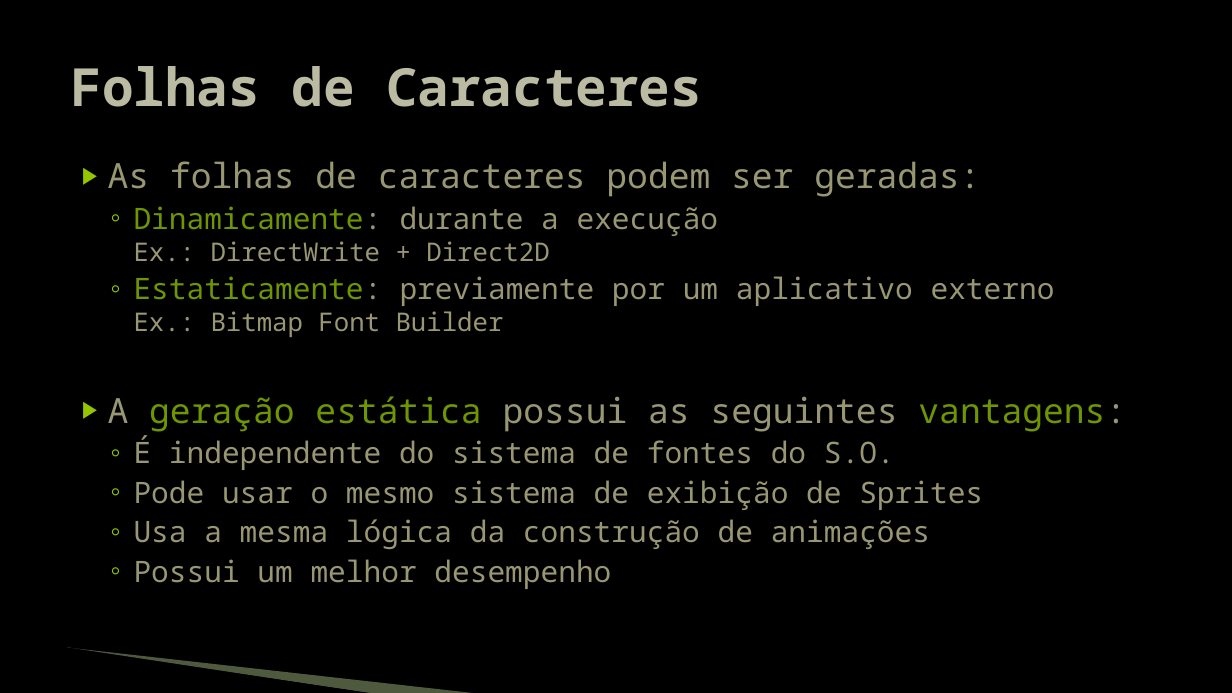
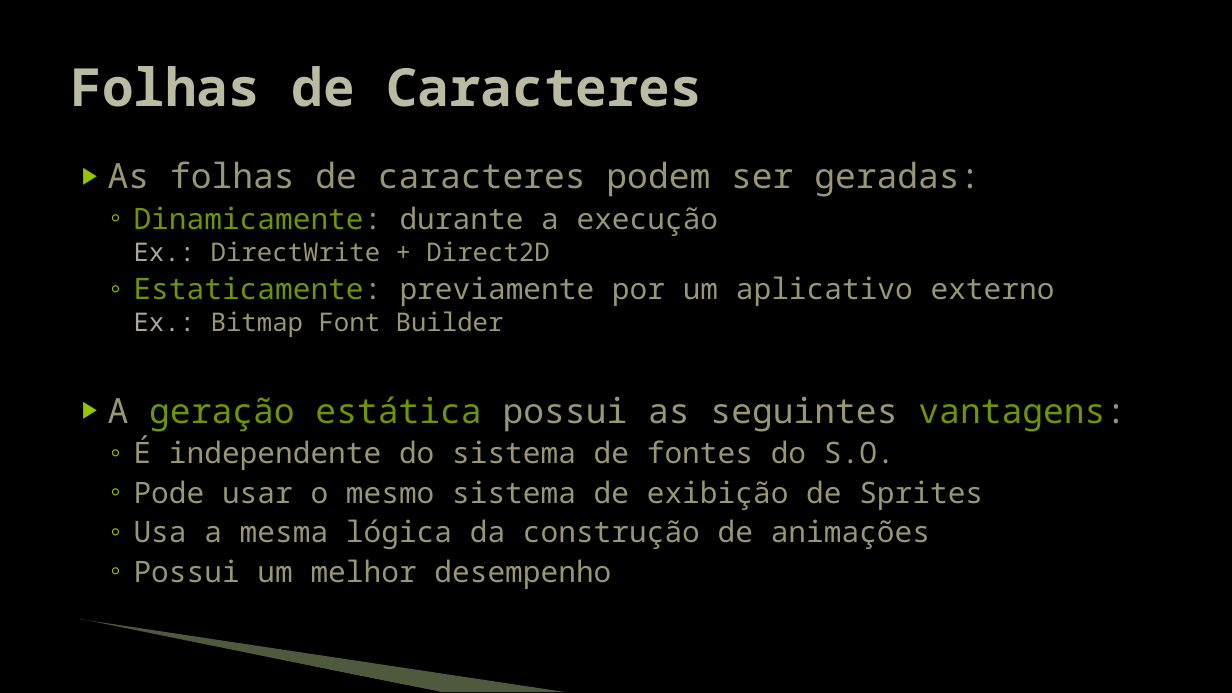
Before and after one commit to JudsonSS/Jogos, a slide deck: slide 5 of Slides/14. Exibição de Texto.pptx. Drawn at 1232x693 pixels with LibreOffice and Linux fonts; fonts in the diff are those of the drawing; background and template pictures are left out. Boxes give left, top, right and bottom in pixels: in the first picture for what was removed or moved away, otherwise in the second. Text is boxed around its words. In the diff, an @@ line names an element or a change of style, - is before the commit and + after.

```diff
--- a/Slides/14. Exibição de Texto.pptx
+++ b/Slides/14. Exibição de Texto.pptx
@@ text at box(134, 206, 1055, 337): text colour #999773 to #ADA598 in "Ex.:", "Ex.:" @@
@@ freeform shape: place and size @@
-freeform shape at box(66, 649, 374, 693)
+freeform shape at box(78, 621, 440, 692)
@@ freeform shape: place and size @@
-freeform shape at box(67, 648, 481, 693)
+freeform shape at box(80, 619, 566, 692)
```
Also in this commit, not shown: 9 other slides changed.
